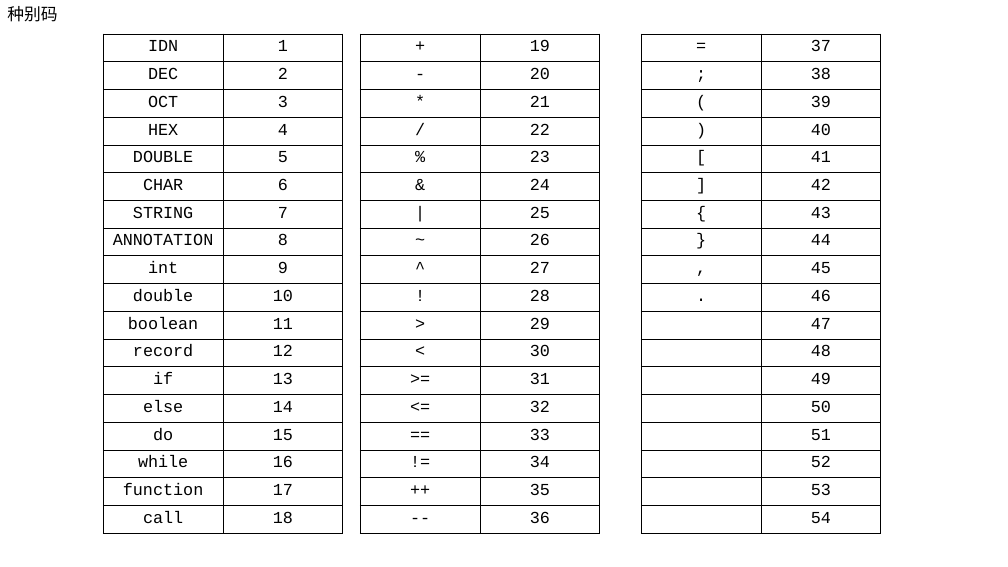
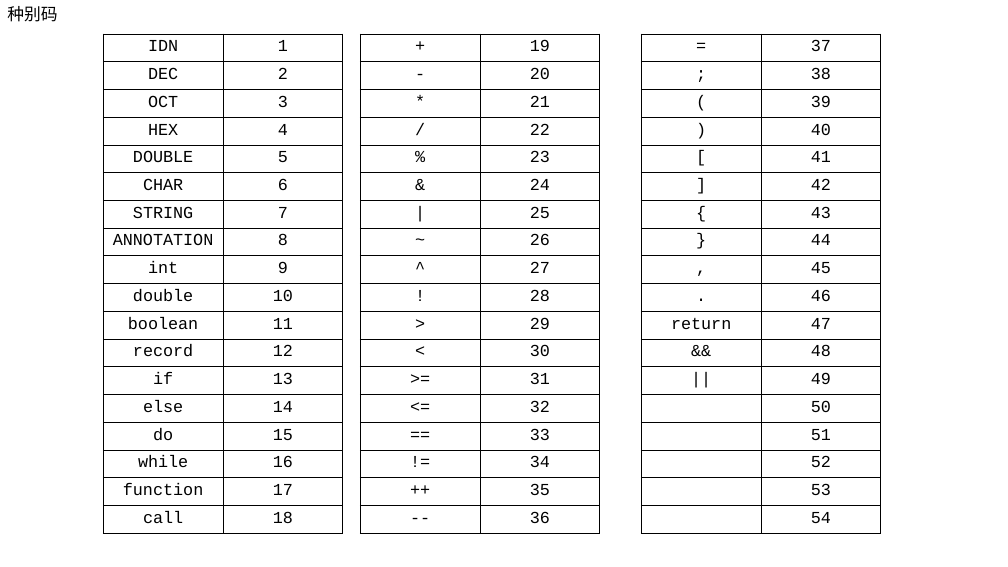
Before and after one commit to AtoshDustosh/Syntactic-Analysis, a slide deck: slide 2 of lexical analysis design.pptx. Drawn at 1008x567 pixels with LibreOffice and Linux fonts; fonts in the diff are those of the drawing. Boxes give left, top, right and bottom in pixels: in the first picture for what was removed or moved away, otherwise in the second. Text is boxed around its words. In the diff, an @@ line names an element or a change of style, - is before the commit and + after.

```diff
--- a/lexical analysis design.pptx
+++ b/lexical analysis design.pptx
@@ table at (641,34,880,533) @@
-row 11, column 1: 
+row 11, column 1: return
-row 12, column 1: 
+row 12, column 1: &&
-row 13, column 1: 
+row 13, column 1: ||
```
Also in this commit, not shown: 10 other slides changed, 1 slide added, 1 slide removed, 20 other files.
